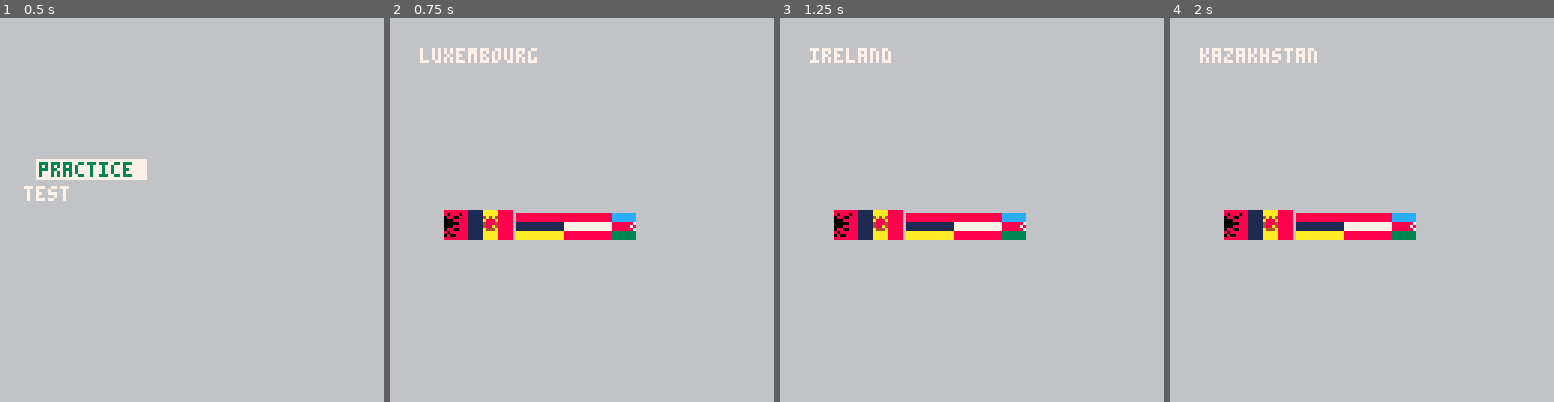
Above: before the commit, frames 1-4 (left to right).
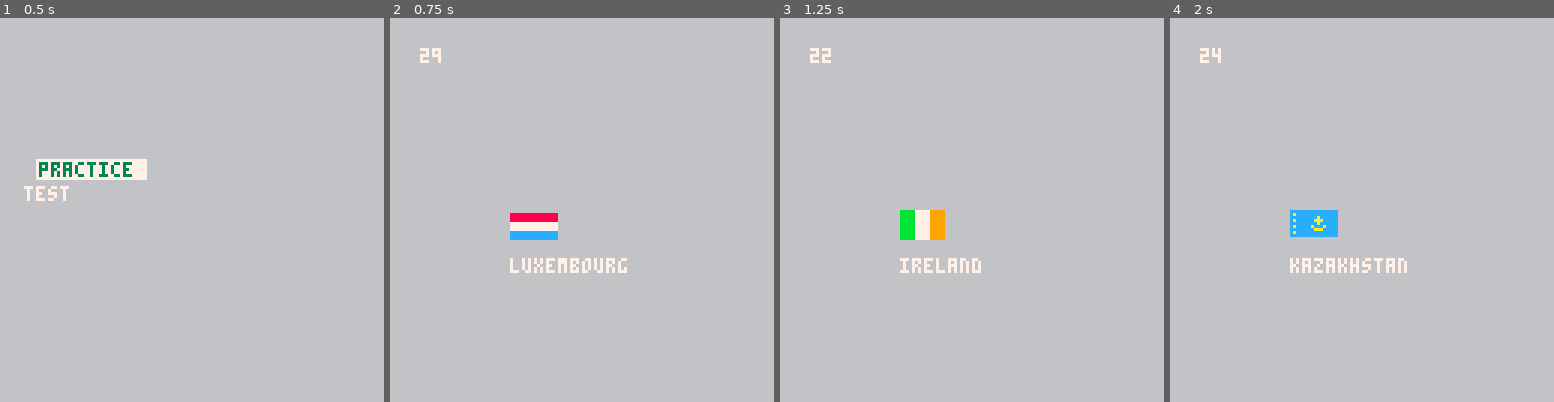
Above: after the commit, the same moments.

Repository: JordanWeatherby/pico8
Game: PICO-8 cartridge flags.p8
Two runs of this game, one before a commit and one after it. Both use one fixed random seed, a clock stepped at 60 frames per second and the inputs below.
Inputs:
- Up to frame 1 (0.5 s): tap X (X key) at 0.33 s
- Up to frame 2 (0.75 s): tap O (Z key) at 0.7 s
- Up to frame 3 (1.25 s): tap X (X key) at 1.07 s
- Up to frame 4 (2 s): tap O (Z key) at 1.7 s; tap X (X key) at 1.85 s

Frame 1 is identical in both runs. In frame 2, 4.6% of the frame differs, in the area x 7-65%, y 7-67%; in frame 3, 4.5%; in frame 4, 4.9%.

Commit message:
Added working flag rendering code

Diff:
--- a/flags.p8
+++ b/flags.p8
@@ -7,6 +7,11 @@
   cls()
   menu()
   set_countries()
+
+  --make black non transparent--
+  palt(0, false)
+  --make pink transparent--
+  palt(14, true)
 end
 
 function _update()
@@ -50,7 +55,7 @@
 
 function practice()
   mode="practice"
-  country = countries[randint(1,#countries)]
+  rand=randint(1,#countries)
 end
 
 function test()
@@ -75,17 +80,11 @@
 
 function draw_practice()
   cls(6)
-  --make black non transparent--
-  palt(0, false)
-  --make pink transparent--
-  palt(14, true)
-
-  for i=1,8,2 do
-    spr(i, 10+i*8,64, 2,2)
-
-  end
-
-  print(country,10,10)
+
+  spr(16*ceil(rand/8)+(2*rand)-18, 40,64, 2,2)
+  print(countries[rand], 40, 80)
+  print(rand, 10,10)
+
 end
 
 function draw_test()
